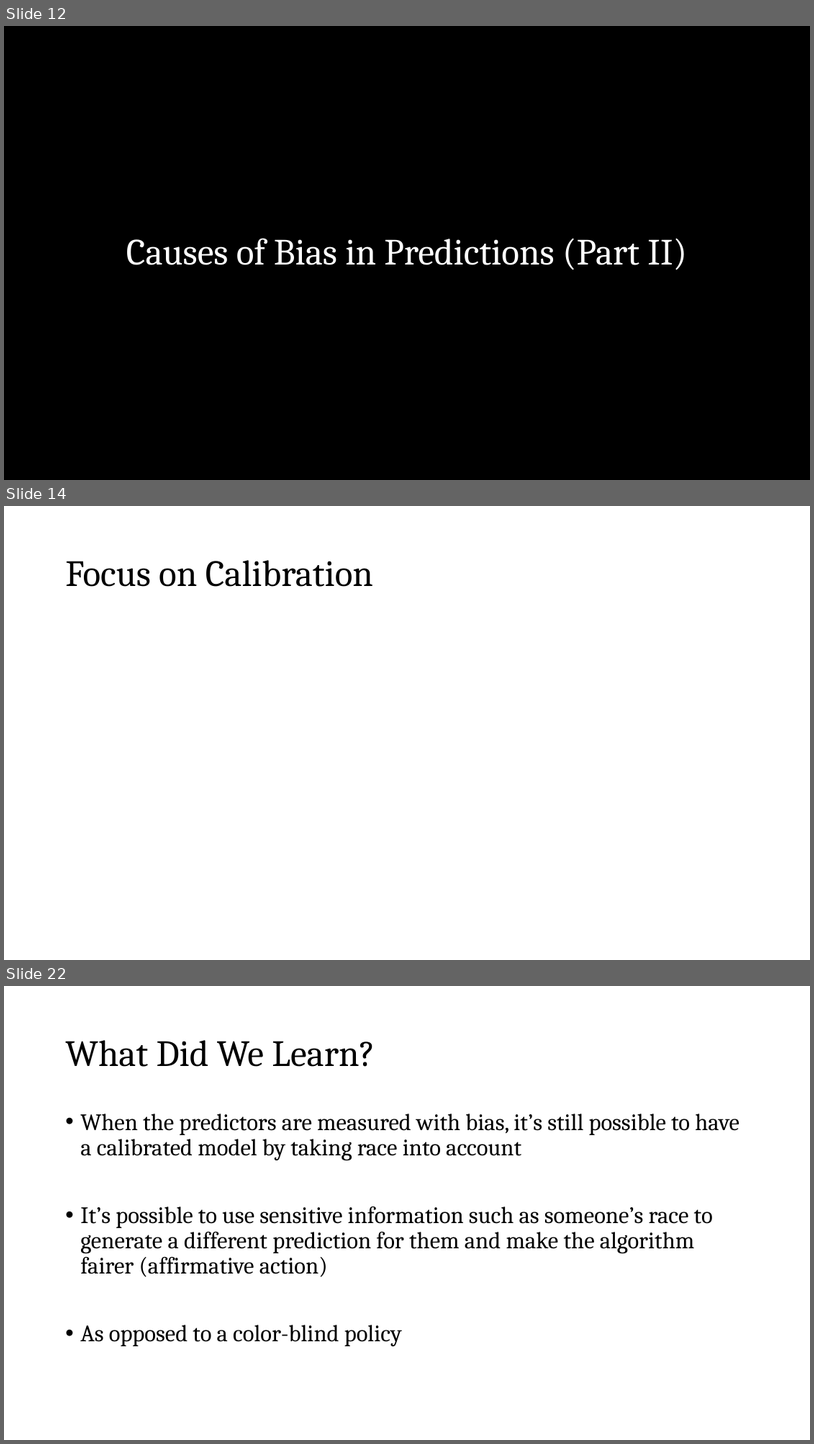
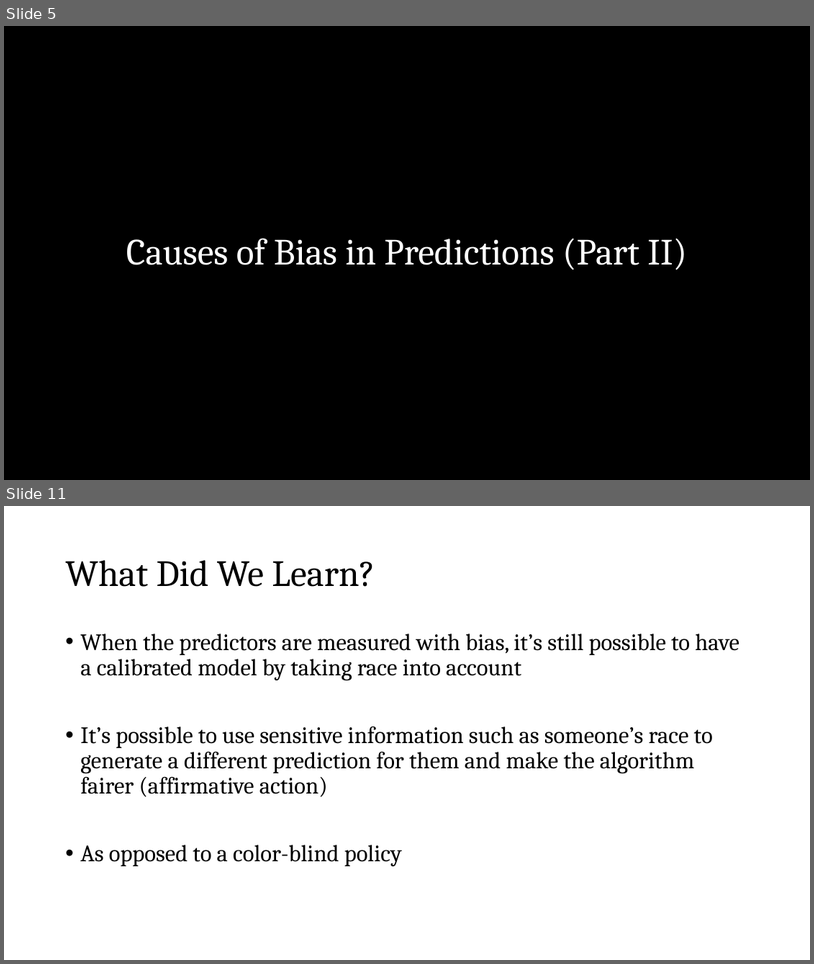
Before and after one commit to zjelveh/zjelveh.github.io, a slide deck: files/inst414_spring2026/lectures/lecture_12.pptx. Shown one above the other, each under a label of ours: slides 12, 14 and 22 before the commit, slides 5 and 11 after it; the slides between them are not shown. The pictures are 814x1444 and 814x964 pixels, drawn with LibreOffice and Linux fonts; fonts in the diff are those of the drawing; grey boxes stand for pictures. Boxes give left, top, right and bottom in pixels: in the first picture for what was removed or moved away, otherwise in the second. Text is boxed around its words. In the diff, an @@ line names an element or a change of style, - is before the commit and + after.

```diff
--- a/files/inst414_spring2026/lectures/lecture_12.pptx
+++ b/files/inst414_spring2026/lectures/lecture_12.pptx
@@ slide 14 removed at bbox=[4, 506, 810, 960], background #FFFFFF @@
@@ title removed at bbox=[65, 560, 373, 587] @@
-Focus on Calibration
@@ what was slide 12 is now slide 5 @@
@@ what was slide 22 is now slide 11 @@
```
Also in this commit, not shown: 10 slides changed, 6 slides added, 13 other slides removed, 1 other file.
